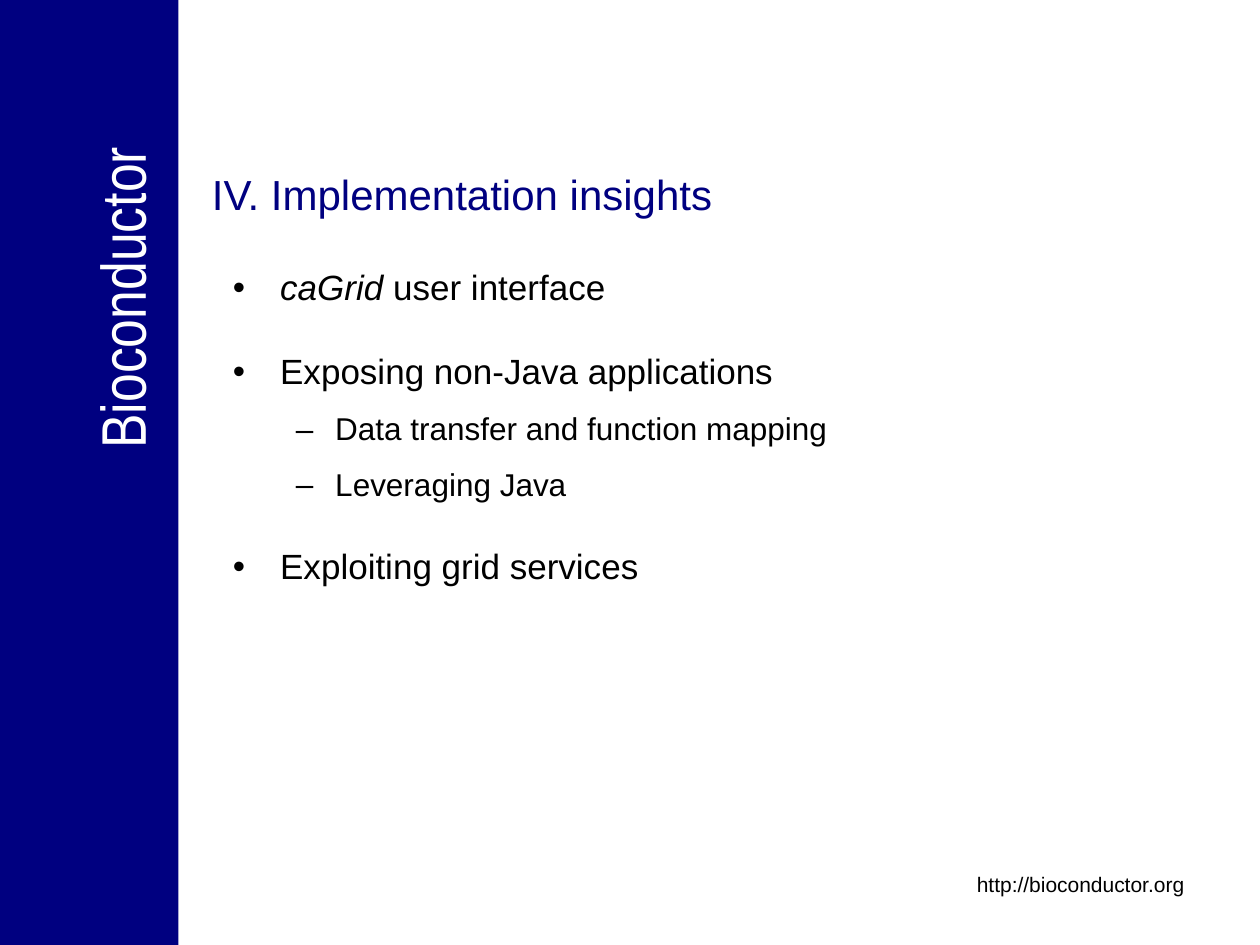
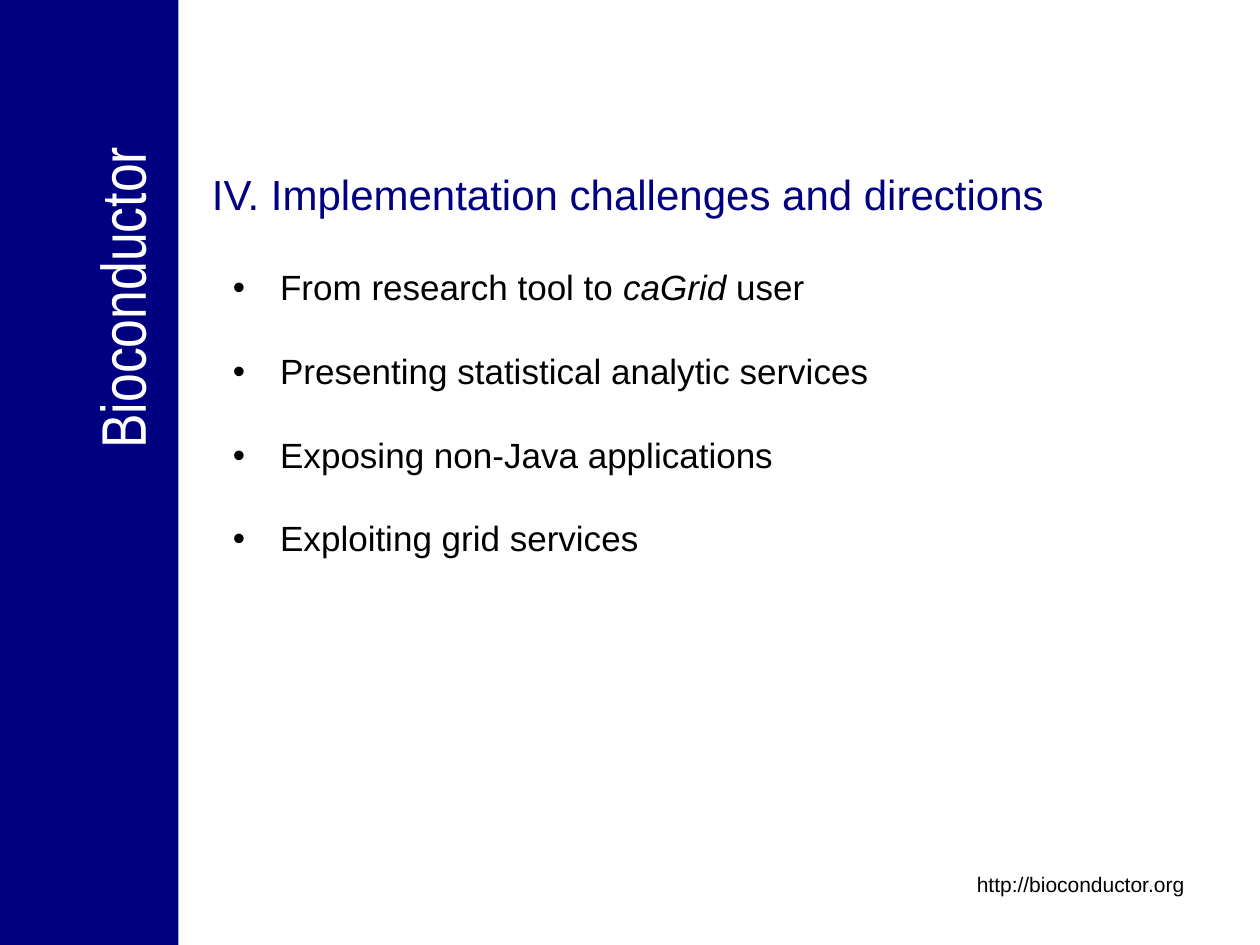
Before and after one commit to NCIP/bioconductor_v1, a slide deck: slide 24 of trunk/bioconductor/Presentations/caBIG_Annual_Meeting_2007_Tech_Demo.ppt (slide 23 before the commit). Drawn at 1260x945 pixels with LibreOffice and Linux fonts; fonts in the diff are those of the drawing; background and template pictures are left out. Boxes give left, top, right and bottom in pixels: in the first picture for what was removed or moved away, otherwise in the second. Text is boxed around its words. In the diff, an @@ line names an element or a change of style, - is before the commit and + after.

```diff
--- a/trunk/bioconductor/Presentations/caBIG_Annual_Meeting_2007_Tech_Demo.ppt
+++ b/trunk/bioconductor/Presentations/caBIG_Annual_Meeting_2007_Tech_Demo.ppt
@@ title at (212, 179, 1044, 218): text changed @@
-IV. Implementation insights
+IV. Implementation challenges and directions
@@ text at (280, 274, 868, 391): text changed @@
-• caGrid user interface
+• From research tool to caGrid user
+• Presenting statistical analytic services
@@ text at (335, 417, 827, 502): paragraphs removed @@
-  – Data transfer and function mapping
-  – Leveraging Java
```
Also in this commit, not shown: 13 other slides changed, 6 slides added, 3 slides removed.
